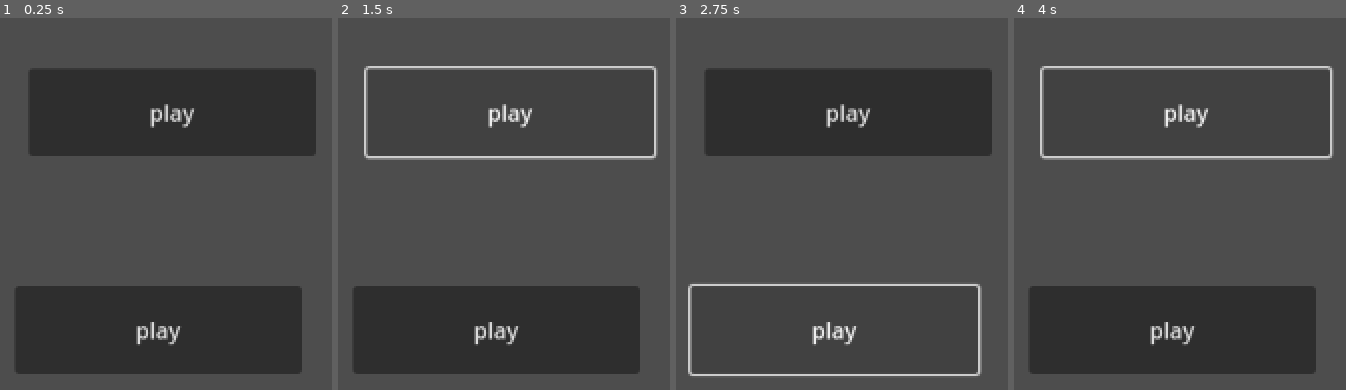
Above: before the commit, frames 1-4 (left to right).
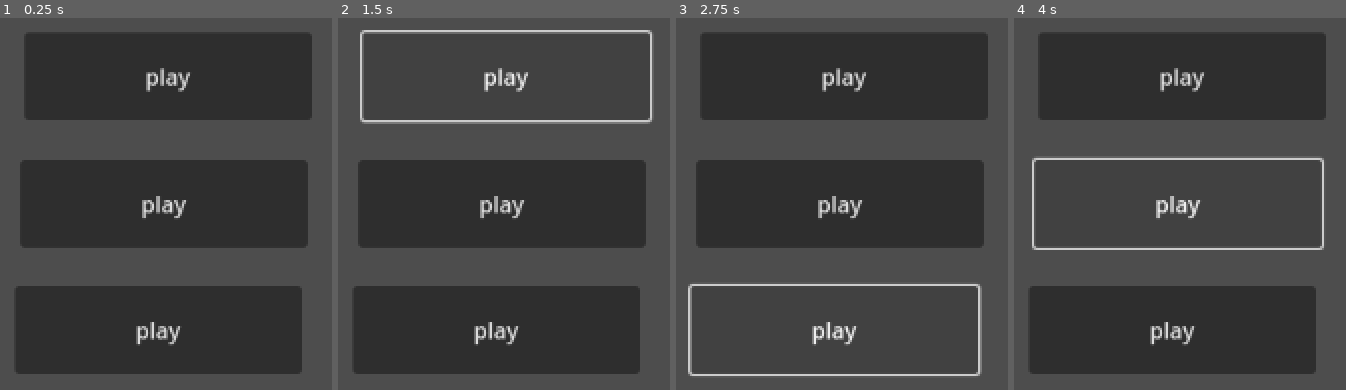
Above: after the commit, the same moments.

Repository: WildBeast05/PGDS-Force
Game: Godot game, scene res://test.tscn
Two runs of this game, one before a commit and one after it. Both use one fixed random seed, a clock stepped at 60 frames per second and the inputs below. The project has no main scene, so this scene is started directly.
Inputs:
- Up to frame 1 (0.25 s): no input
- Up to frame 2 (1.5 s): click "play" at 0.5 s; click "play" at 1.25 s
- Up to frame 3 (2.75 s): click "play" at 2 s
- Up to frame 4 (4 s): click "play" at 2.75 s; click "play" at 3.5 s

The runs differ from the first frame. In frame 1, 38% of the frame differs, in the area x 6-96%, y 4-62%; in frame 2, 26%; in frame 3, 38%; in frame 4, 12%.

Commit message:
WildBeast was here

Diff:
--- a/test.tscn
+++ b/test.tscn
@@ -3,10 +3,18 @@
 [node name="Node2D" type="Node2D"]
 
 [node name="Button" type="Button" parent="."]
-offset_left = 436.0
-offset_top = 129.0
-offset_right = 643.0
-offset_bottom = 192.0
+offset_left = 433.0
+offset_top = 103.0
+offset_right = 640.0
+offset_bottom = 166.0
+text = "play
+"
+
+[node name="Button3" type="Button" parent="."]
+offset_left = 430.0
+offset_top = 195.0
+offset_right = 637.0
+offset_bottom = 258.0
 text = "play
 "
 
